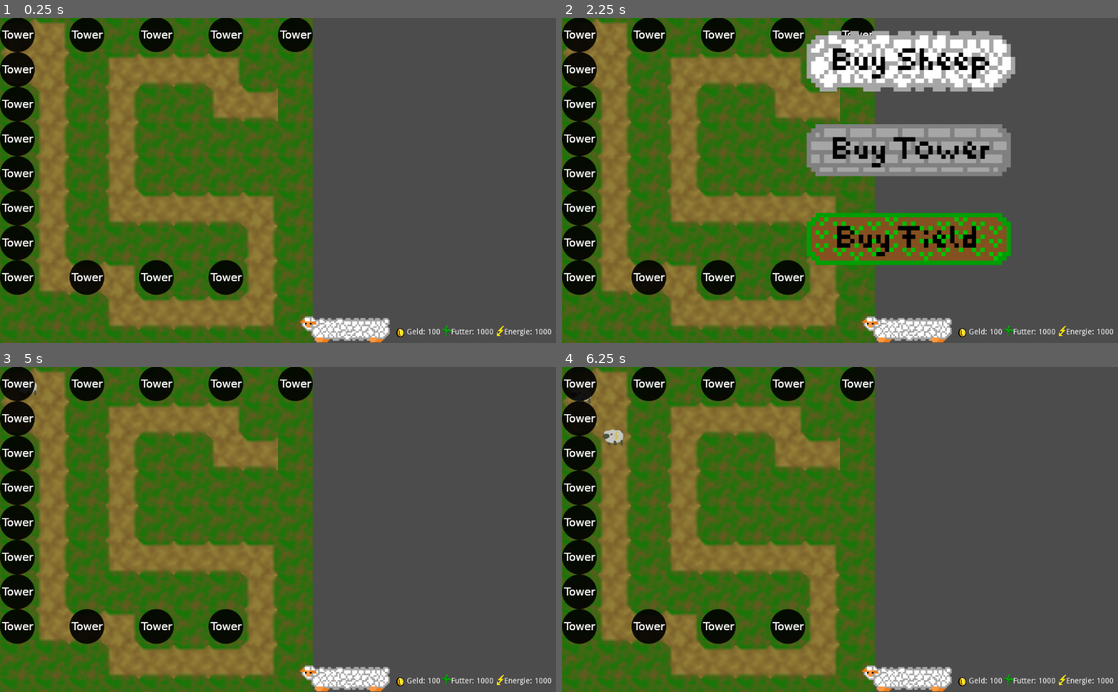
Above: before the commit, frames 1-4 (two rows, left to right).
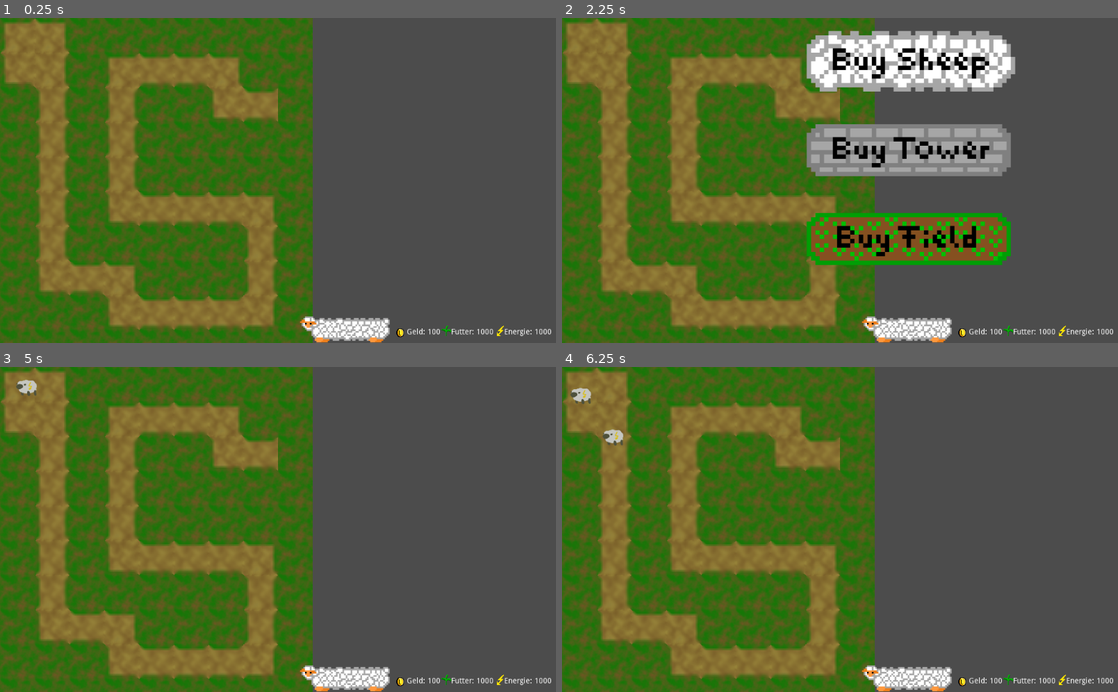
Above: after the commit, the same moments.

Repository: winnerbyhabit/bifigamejamWS19
Game: Godot game, scene res://Game.tscn
Same seed, same stepped clock (60 frames per second), same inputs: the game is played once before the commit and once after it. Sound files missing from this copy of the repository are replaced by a short silence.
Inputs (mouse positions are in pixels of both pictures, inside the frame that each line leads up to):
- Up to frame 1 (0.25 s): no input
- Up to frame 2 (2.25 s): click (906, 330) at 0.5 s; click (912, 60) at 1.25 s; click (906, 330) at 2 s
- Up to frame 3 (5 s): click (350, 500) at 2.75 s; click (344, 679) at 3.5 s; click (350, 588) at 4.25 s
- Up to frame 4 (6.25 s): move the mouse to (962, 513) at 5.02 s; press the mouse at (962, 513) at 5.03 s; move the mouse to (728, 545) at 5.77 s; release the mouse at (728, 545) at 5.78 s; click (728, 545) at 5.85 s

The runs differ from the first frame. In frame 1, 8.0% of the frame differs, in the area x 0-57%, y 0-86%; in frame 2, 7.7%; in frame 3, 8.0%; in frame 4, 8.0%.

Commit message:
stall tilemap wieder weg

Diff:
--- a/project/Stall/Stall.tscn
+++ b/project/Stall/Stall.tscn
@@ -1,19 +1,6 @@
-[gd_scene load_steps=4 format=2]
+[gd_scene load_steps=2 format=2]
 
 [ext_resource path="res://Stall/Stall.gd" type="Script" id=1]
-[ext_resource path="res://assets/Tower_1.png" type="Texture" id=2]
-
-[sub_resource type="TileSet" id=1]
-0/name = "Tower_1.png 0"
-0/texture = ExtResource( 2 )
-0/tex_offset = Vector2( 0, 0 )
-0/modulate = Color( 1, 1, 1, 1 )
-0/region = Rect2( 0, 0, 64, 64 )
-0/tile_mode = 0
-0/occluder_offset = Vector2( 0, 0 )
-0/navigation_offset = Vector2( 0, 0 )
-0/shapes = [  ]
-0/z_index = 0
 
 [node name="Stall" type="Node2D"]
 position = Vector2( 512, 0 )
@@ -22,8 +9,3 @@
 [node name="Wiese" type="AnimatedSprite" parent="."]
 
 [node name="Felder" type="AnimatedSprite" parent="."]
-
-[node name="TileMap" type="TileMap" parent="."]
-position = Vector2( 0, -1 )
-tile_set = SubResource( 1 )
-tile_data = PoolIntArray( 65528, 0, 0, 65529, 0, 0, 65530, 0, 0, 65531, 0, 0, 65532, 0, 0, 65533, 0, 0, 65534, 0, 0, 65535, 0, 0, 131064, 0, 0, 131071, 0, 0, 196600, 0, 0, 196607, 0, 0, 262136, 0, 0, 262143, 0, 0, 327672, 0, 0, 327679, 0, 0, 393208, 0, 0, 393215, 0, 0, 458744, 0, 0, 458751, 0, 0, 524280, 0, 0, 524281, 0, 0, 524282, 0, 0, 524283, 0, 0, 524284, 0, 0, 524285, 0, 0, 524286, 0, 0, 524287, 0, 0 )
